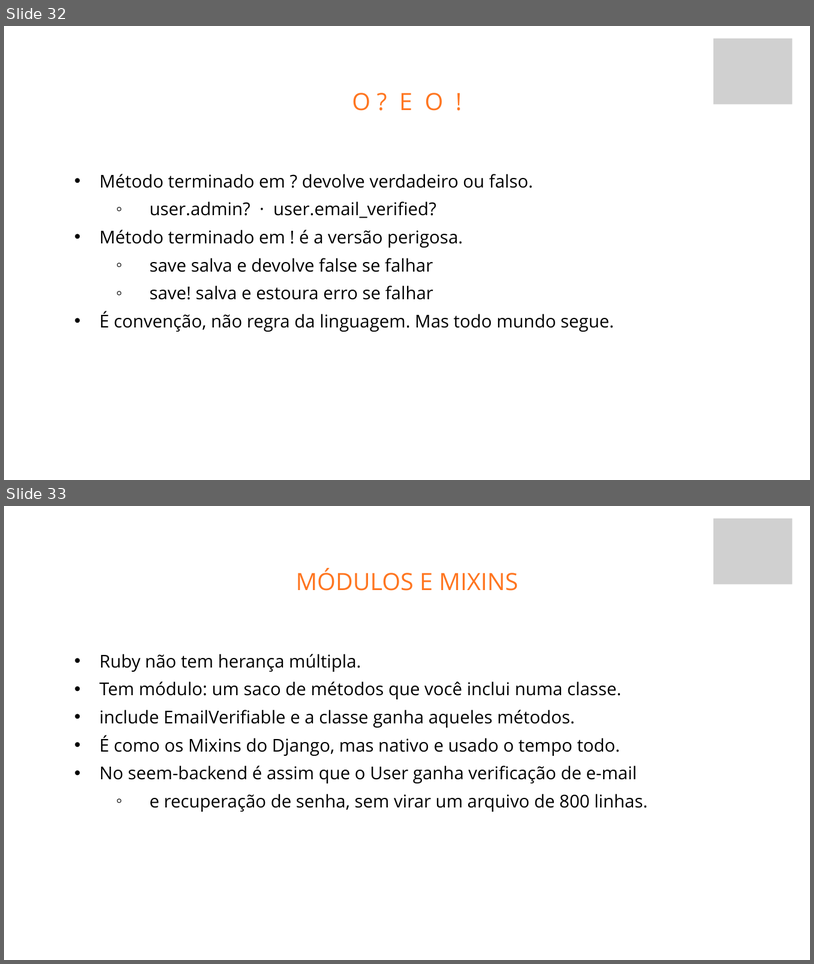
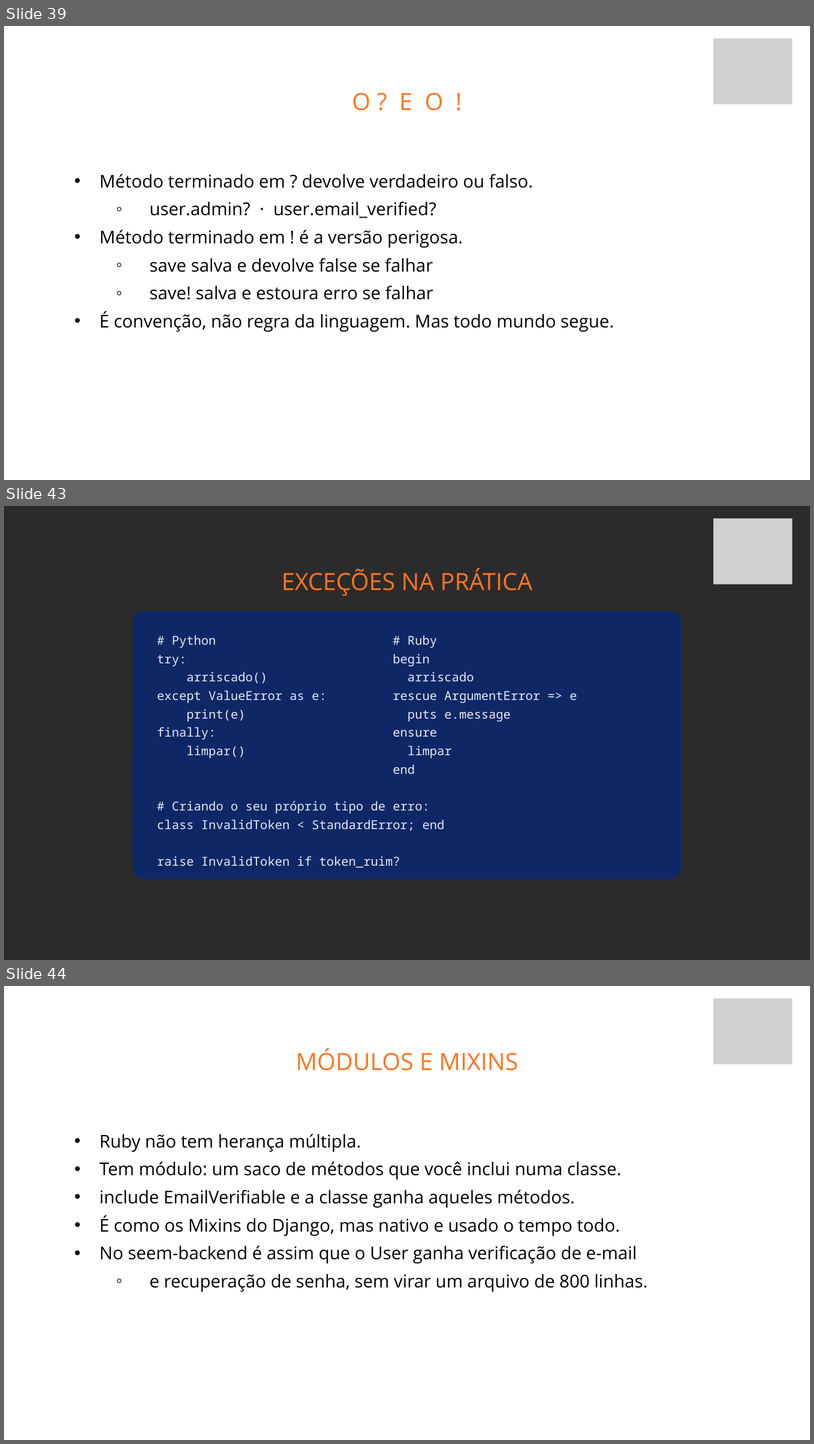
Before and after one commit to fabriciosiqueira08/capacitacao-gabarito, a slide deck: slides/build/aula-01-fundamentos-de-back-end.pptx. Shown one above the other, each under a label of ours: slides 32 and 33 before the commit, slides 39, 43 and 44 after it; the slides between them are not shown. The pictures are 814x964 and 814x1444 pixels, drawn with LibreOffice and Linux fonts; fonts in the diff are those of the drawing; grey boxes stand for pictures; background and template pictures are left out; a plain dark background stands for a picture behind light text. Boxes give left, top, right and bottom in pixels: in the first picture for what was removed or moved away, otherwise in the second. Text is boxed around its words. In the diff, an @@ line names an element or a change of style, - is before the commit and + after.

Commit message:
Aula 1: rede, HTTP e as lacunas de Ruby

```diff
--- a/slides/build/aula-01-fundamentos-de-back-end.pptx
+++ b/slides/build/aula-01-fundamentos-de-back-end.pptx
@@ slide 43 added at [4, 506, 810, 960], background picture (left out) @@
@@ picture added at [714, 519, 792, 584] @@
@@ text added at [282, 568, 533, 596], 42.4 pt, text #FF751F @@
+EXCEÇÕES NA PRÁTICA
@@ rounded rectangle added at [133, 611, 681, 879], fill #0E2766 @@
@@ text added at [157, 635, 577, 867], 21.9 pt, text #E6EAF2 @@
+# Python # Ruby
+try: begin
+arriscado() arriscado
+except ValueError as e: rescue ArgumentError => e
+print(e) puts e.message
+finally: ensure
+limpar() limpar
+end
+# Criando o seu próprio tipo de erro:
+class InvalidToken < StandardError; end
+raise InvalidToken if token_ruim?
@@ what was slide 32 is now slide 39 @@
@@ what was slide 33 is now slide 44 @@
```
Also in this commit, not shown: 12 other slides added, 14 other files.
